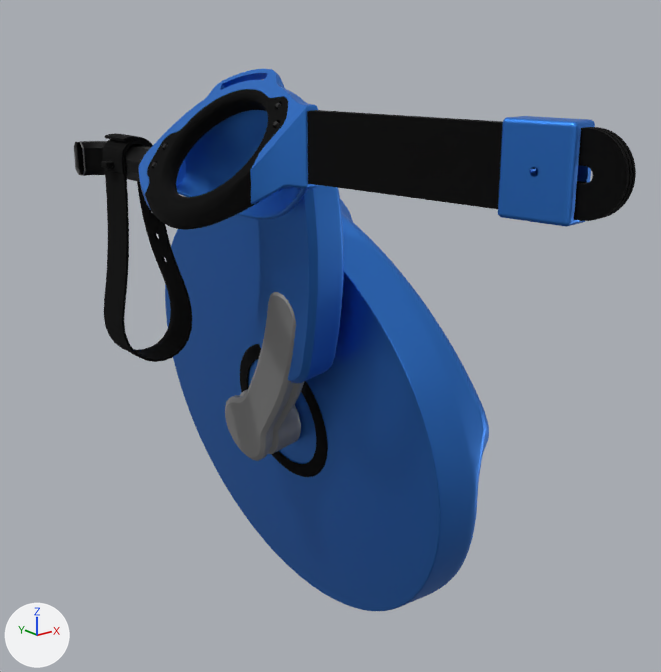
The glTF model public/portfolio/petwheels/assets/petwheels.glb: old version first, new version second.
Camera for both pictures: a 50 mm lens placed at (-0.153, -0.31, 0.242), pointed at (0.107, 0.015, 0.112). Lighting does not change. The marker at lower left points along +X, +Y and +Z. The older version comes first. Where no turn or scale is listed for an object, it has been applied to the vertices. Vertices at exactly the same position are counted once.

Objects in the first picture: 'Arm', 'ArmHub', 'LegSupport', 'LegSupportStrap', 'Main', 'Rim', 'Seat', 'SideBar', 'SideBarBand_R', 'Tire'.
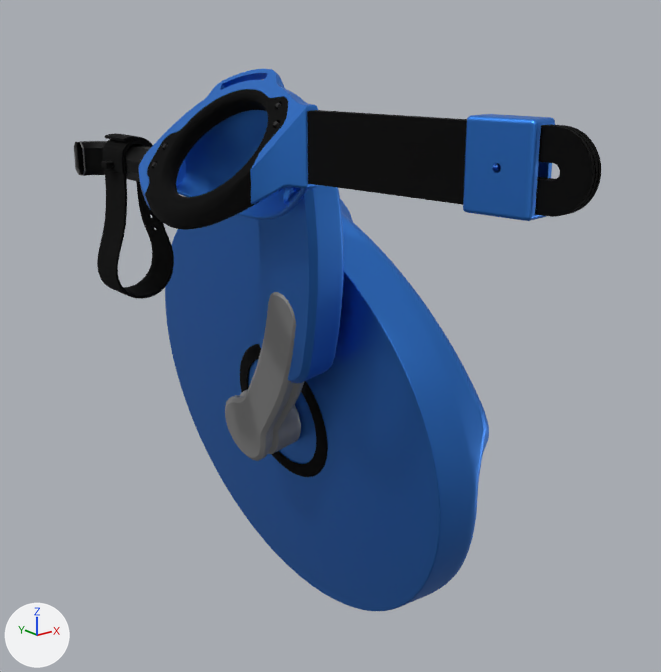
Location of each change, [x1, y1, x2, y2] in pixels of the pictures (661 x 672 px; the box of a moved part takes in the faces that stretch with it):
```json
{"object": "SideBar", "change": "reshaped", "before": [307, 110, 636, 221], "after": [307, 110, 601, 217], "on screen": "11% narrower"}
{"object": "SideBarBand_R", "change": "moved", "before": [498, 116, 595, 227], "after": [463, 114, 555, 221]}
{"object": "LegSupportStrap", "change": "reshaped", "before": [101, 133, 192, 362], "after": [97, 133, 174, 299], "on screen": "15% narrower, 27% shorter"}
{"part": 1, "of": "me_legsupportstrap_r_007", "change": "moved or reshaped", "before": [104, 175, 192, 362], "after": [97, 175, 174, 299]}
```

Scene script edits in JSON lines:
```json
{"block": "me_legsupportstrap_r_007", "where": "# used by ob_legsupportstrap; location = (0.0365, 0.042, 0.1943)"}
{"op": "remove", "block": "me_legsupportstrap_r_007", "code": "me_legsupportstrap_r_007.from_pydata(...)  # 1862 vertices, 3583 faces; spans x -0.0131..0.0235, y 0.02..0.039, z -0.0934..0.0117"}
{"op": "add", "block": "me_legsupportstrap_r_007", "code": "me_legsupportstrap_r_007.from_pydata(...)  # 1862 vertices, 3583 faces; spans x -0.0144..0.0152, y 0.02..0.039, z -0.0614..0.0117"}
{"block": "me_legsupportstrap_r_007", "change": "me_legsupportstrap_r_007 part 1: 806 of 1862 vertices moved; they spanned x -0.0131..0.0235, y 0.02..0.039, z -0.0934..0.0011 and now span x -0.0144..0.0152, y 0.02..0.039, z -0.0614..0.0012; mean shift (-0.0022, 0.0, 0.0108); largest move (0.0141, 0.0201, -0.0904) -> (0.0069, 0.0201, -0.0581)"}
{"block": "me_legsupportstrap_r_007", "change": "other edits to the shape of me_legsupportstrap_r_007 do not show in these pictures"}
{"block": "me_sidebar_r_001", "where": "# used by ob_sidebar; location = (0.0484, -0.0484, 0.2092)"}
{"op": "remove", "block": "me_sidebar_r_001", "code": "me_sidebar_r_001.from_pydata(...)  # 951 vertices, 1910 faces; spans x -0.0033..0.0184, y -0.1192..0.0075, z -0.0126..0.0126"}
{"op": "add", "block": "me_sidebar_r_001", "code": "me_sidebar_r_001.from_pydata(...)  # 951 vertices, 1910 faces; spans x -0.0033..0.0171, y -0.1092..0.0075, z -0.0126..0.0126"}
{"block": "me_sidebar_r_001", "change": "me_sidebar_r_001 part 2: all 594 vertices in x 0.0084..0.0184, y -0.1192..-0.0799, z -0.0126..0.0126 are moved by (-0.0013, 0.01, 0.0)"}
{"block": "me_sidebarband_r_003", "where": "# used by ob_sidebarband_r; location = (0.0484, -0.0484, 0.2092)"}
{"op": "remove", "block": "me_sidebarband_r_003", "code": "me_sidebarband_r_003.from_pydata(...)  # 1786 vertices, 3576 faces; spans x 0.0054..0.0196, y -0.1052..-0.0803, z -0.0144..0.0144"}
{"op": "add", "block": "me_sidebarband_r_003", "code": "me_sidebarband_r_003.from_pydata(...)  # 1786 vertices, 3576 faces; spans x 0.0037..0.018, y -0.0928..-0.0679, z -0.0144..0.0144"}
{"block": "me_sidebarband_r_003", "change": "me_sidebarband_r_003 part 3: the whole mesh is moved by (-0.0017, 0.0124, 0.0)"}
```
